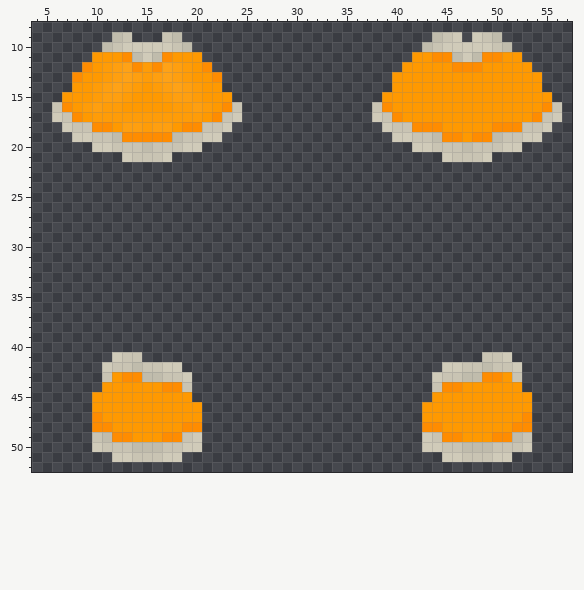
Pixel-art sprite, stored at Resources/Textures/_CD/Clothing/Neck/Cloaks/orange_winter.rsi/equipped-NECK.png. This is how it looked before the edit.
The file is 64x64 pixels. Colours within 5 levels of each other are drawn and written as one. Shown: x 4..57, y 8..52.
New version:
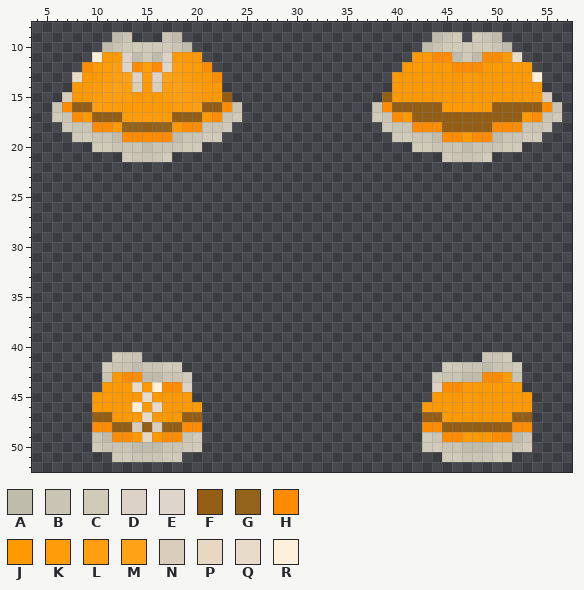
Palette (. is transparent): A #c0bcac  B #c9c4b3  C #d0cbb9  D #dcd2c5  E #ded6cc  F #945f14  G #94641c  H #ff8c00  J #ff9900  K #ff9c07  L #ff9f0f  M #ffa216  N #d9cdbc  P #e6d8c3  Q #e8dbc9  R #fff0db
Changes in this commit:
y 11: x 10 J -> R; x 13 H -> D; x 17 H -> D; x 52 J -> Q
y 12: x 13 M -> E; x 17 M -> E
y 13: x 8 H -> Q; x 14 L -> D; x 16 L -> D; x 54 J -> R
y 14: x 14 K -> N; x 16 K -> N
y 15: x 7 J -> N; x 23 J -> F; x 39 J -> F; x 55 J -> N
y 16: x 8..9 JK -> FF; x 21..22 KJ -> FF; x 40..44 JJJJJ -> FFFFF; x 50..54 JJJJJ -> FFFFF
y 17: x 10..12 KKK -> FFF; x 18..20 KKK -> FFF; x 42..52 JJJJJJJJJJJ -> FFFFFFFFFFF
y 18: x 13..17 LLKLL -> GGFGG; x 45..49 JJJJJ -> FFFFF
y 44: x 14 J -> Q; x 16 J -> R; x 19 B -> D; x 44 B -> D
y 45: x 15 J -> Q
y 46: x 14 J -> R; x 16 J -> Q
y 47: x 10..11 HJ -> FF; x 15 J -> Q; x 19..20 JJ -> FF; x 43..44 JJ -> FF; x 52..53 JH -> FF
y 48: x 12..18 JJJJJJJ -> FFNFNFF; x 45..51 JJJJJJJ -> FFFFFFF
y 49: x 15 J -> P
Pixel boxes of the changes (left, top, right, bottom) in both pictures:
changed: (62, 52, 232, 132)
changed: (382, 52, 552, 132)
changed: (92, 382, 202, 442)
changed: (422, 382, 532, 432)
